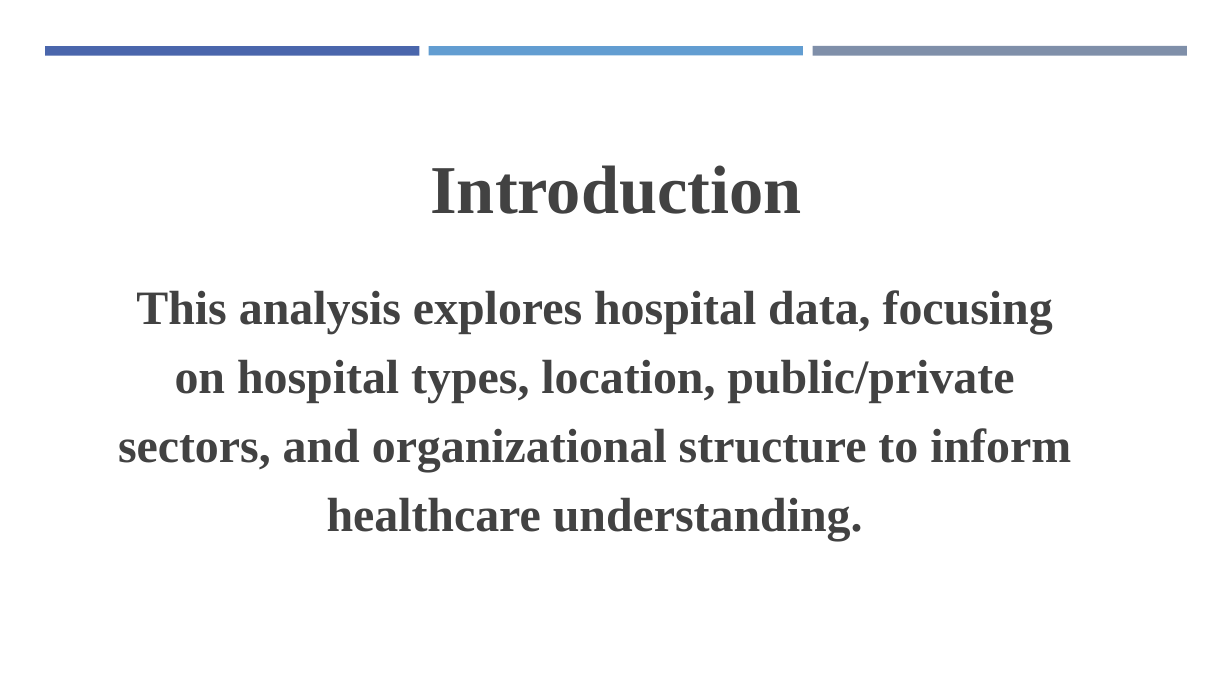
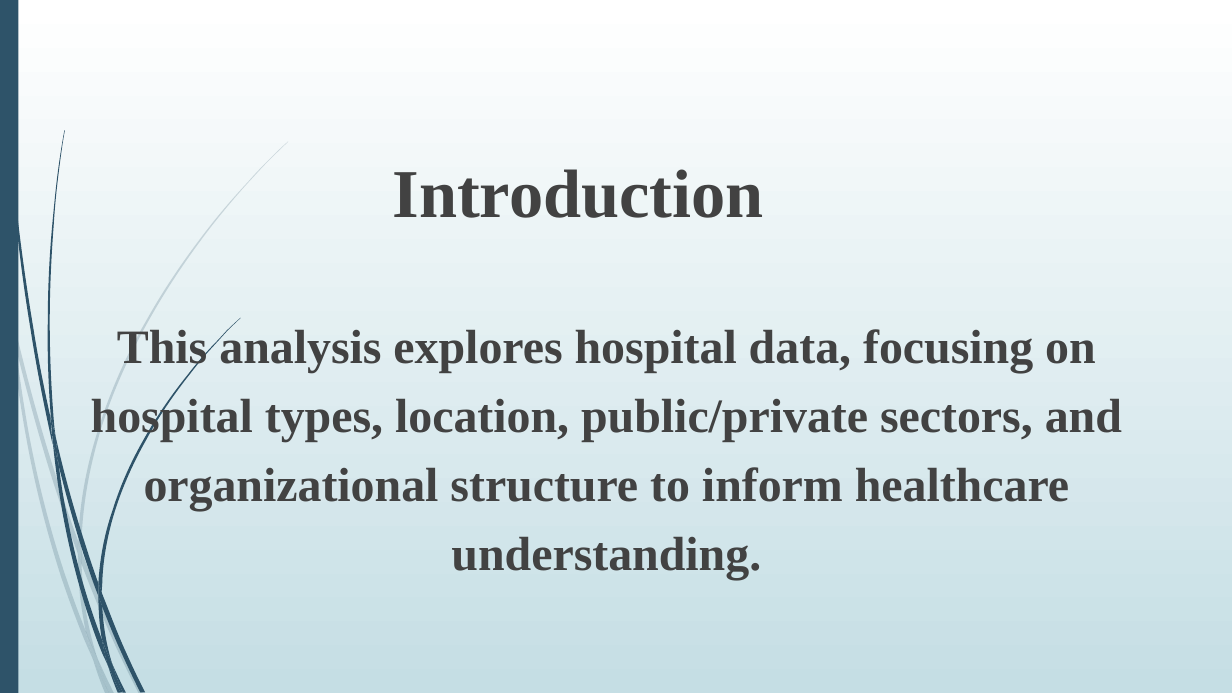
Before and after one commit to kouakoua1/Hospital-Analysis, a slide deck: slide 3 of 5 - Hospital Data Analysis report - Presentation.pptx (slide 2 before the commit). Drawn at 1232x693 pixels with LibreOffice and Linux fonts; fonts in the diff are those of the drawing. Boxes give left, top, right and bottom in pixels: in the first picture for what was removed or moved away, otherwise in the second. Text is boxed around its words. In the diff, an @@ line names an element or a change of style, - is before the commit and + after.

```diff
--- a/5 - Hospital Data Analysis report - Presentation.pptx
+++ b/5 - Hospital Data Analysis report - Presentation.pptx
@@ background #FFFFFF to gradient #FFFFFF to #C5DEE5 @@
@@ rectangle added at [0, 0, 18, 692], fill #2E5369 @@
@@ rectangle removed at [46, 47, 420, 57] @@
@@ rectangle removed at [429, 47, 803, 55] @@
@@ rectangle removed at [813, 46, 1188, 55] @@
@@ text "Introduction": place and size @@
-text "Introduction" at [430, 165, 801, 214]
+text "Introduction" at [393, 169, 764, 218]
@@ text "This analysis explores hospital data, ..." rewrapped from [118, 290, 1071, 541] to [91, 326, 1122, 580] @@
@@ group added at [0, 142, 288, 693]: 10 freeform shapes @@
@@ group added at [2, 0, 241, 693]: 12 freeform shapes @@
```
Also in this commit, not shown: 18 other slides changed, 4 slides added, 15 slides removed, 1 other file.
